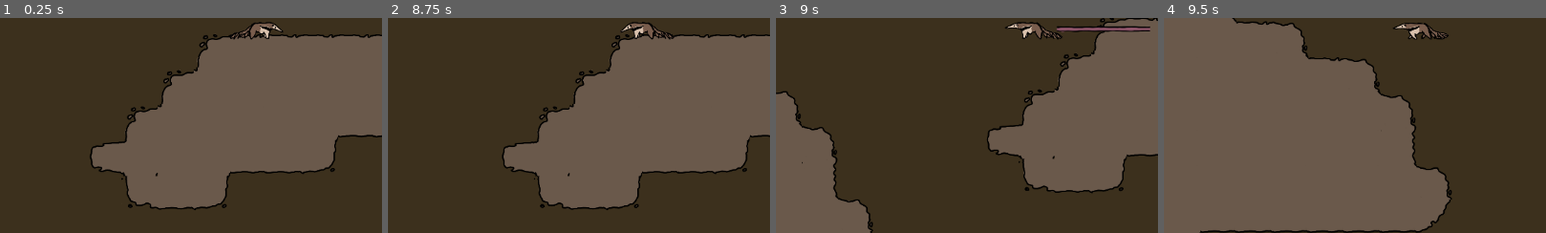
Above: before the commit, frames 1-4 (left to right).
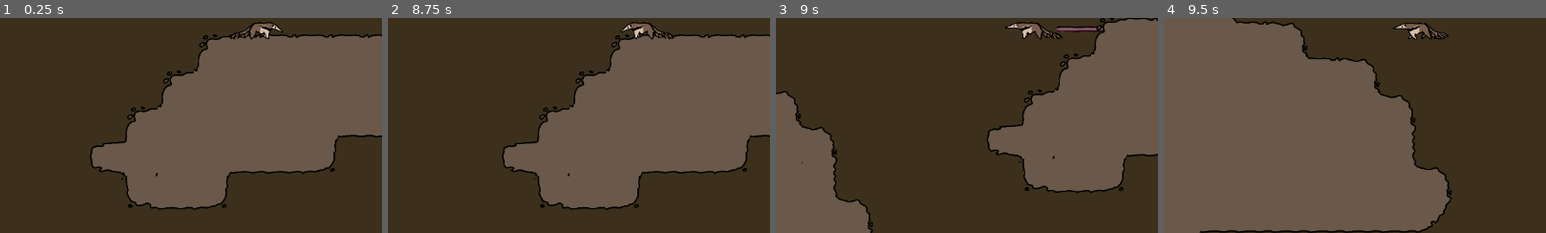
Above: after the commit, the same moments.

Repository: IncrediblyCreativeUsername/Team-Indecisive-Cutthroat-2026
Game: Godot game, scene res://Game/game2.tscn
Same seed, same stepped clock (60 frames per second), same inputs: the game is played once before the commit and once after it. This scene is started directly instead of the project's main scene. The engine's default icon, where the game draws it, is replaced by a stand-in: a white triangle on a blue panel in a dark square.
Inputs (mouse positions are % of the whole screen's width and height, from its top left):
- Up to frame 1 (0.25 s): no input
- Up to frame 2 (8.75 s): tap Enter at 0.5 s; move the mouse to (45, 70) at 0.52 s; hold D (MOVE_RIGHT) 0.53-2.03 s; tap Q (DROP) every 2.25 s from 0.6 to 7.35 s; tap W (JUMP) at 0.77, 1.52, 3.02, 3.77, 4.52, 6.02, 6.77, 7.52 s; move the mouse to (80, 65) at 1.27 s; tap E (EAT) every 2.25 s from 1.35 to 8.1 s; move the mouse to (20, 35) at 2.02 s; hold A (MOVE_LEFT) 2.03-4.28 s; click (20, 35) at 2.1 s; move the mouse to (55, 50) at 2.77 s; move the mouse to (35, 25) at 3.52 s; move the mouse to (72, 45) at 4.27 s; hold D (MOVE_RIGHT) 4.28-8.03 s; click (72, 45) at 4.35 s; move the mouse to (30, 55) at 5.02 s; tap Space at 5.75 s; move the mouse to (60, 28) at 5.77 s; move the mouse to (45, 70) at 6.52 s; click (45, 70) at 6.6 s; move the mouse to (80, 65) at 7.27 s; move the mouse to (20, 35) at 8.02 s; hold A (MOVE_LEFT) from 8.03 s (still down)
- Up to frame 3 (9 s): keep holding A (MOVE_LEFT); move the mouse to (55, 50) at 8.77 s; click (55, 50) at 8.85 s
- Up to frame 4 (9.5 s): keep holding A (MOVE_LEFT); tap W (JUMP) at 9.02 s
The pictures show only the part of the screen within x 16-66%, y 47-97%; the shares and areas given below are measured in that part.

Frames 1-2 are identical in both runs. In frame 3, 0.3% of the frame differs, in the area x 83-98%, y 3-7%; in frame 4, nothing differs.

Commit message:
Ordering fix & remove rocks

Diff:
--- a/Game/Game.tscn
+++ b/Game/Game.tscn
@@ -7,7 +7,6 @@
 [ext_resource type="PackedScene" uid="uid://da15vktx8ws2l" path="res://UI/Pause.tscn" id="4_fuqhk"]
 [ext_resource type="PackedScene" uid="uid://bohevvymyfxhh" path="res://Tilemap/Tilemap.tscn" id="6_fuqhk"]
 [ext_resource type="PackedScene" uid="uid://dgkriuiho5nhi" path="res://Nephew/nephew.tscn" id="6_ghvq8"]
-[ext_resource type="PackedScene" uid="uid://d2unaxpm6c284" path="res://Rock/Rock.tscn" id="8_oscxy"]
 [ext_resource type="AudioStream" uid="uid://caqdoipvw60sr" path="res://Art/Sounds/Music/AnteaterLevelMusic(NameTBD).wav" id="9_eqev2"]
 [ext_resource type="PackedScene" uid="uid://b4w6kdudqm68g" path="res://Boss/Boss.tscn" id="10_q6w4l"]
 
@@ -134,9 +133,6 @@
 [node name="Enemy7" parent="." unique_id=697022856 instance=ExtResource("4_37esa")]
 position = Vector2(1781, 3107)
 
-[node name="Rock" parent="." unique_id=1088549404 instance=ExtResource("8_oscxy")]
-position = Vector2(-586, -604)
-
 [node name="AudioStreamPlayer2D" type="AudioStreamPlayer" parent="." unique_id=2112822668]
 process_mode = 3
 stream = ExtResource("9_eqev2")
--- a/Player/Player.tscn
+++ b/Player/Player.tscn
@@ -212,7 +212,6 @@
 friction = 800
 
 [node name="PlayerSprite" type="AnimatedSprite2D" parent="." unique_id=1795922126]
-z_index = 1
 position = Vector2(-30.999998, -34)
 scale = Vector2(1.4549686, 1.5234376)
 sprite_frames = ExtResource("2_ddoul")
@@ -233,6 +232,7 @@
 
 [node name="Tongue" type="Node2D" parent="." unique_id=1603243765]
 visible = false
+z_index = -1
 position = Vector2(115, -2)
 scale = Vector2(2, 0.5)
 
